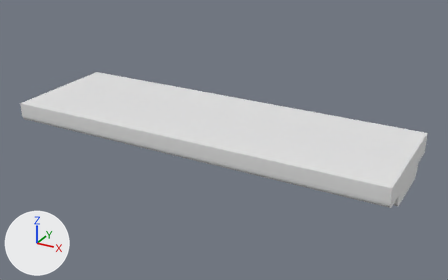
An edit to the FBX model Assets/Art/Models/Entorno/TechoLuces.fbx, drawn before and after from the same camera.
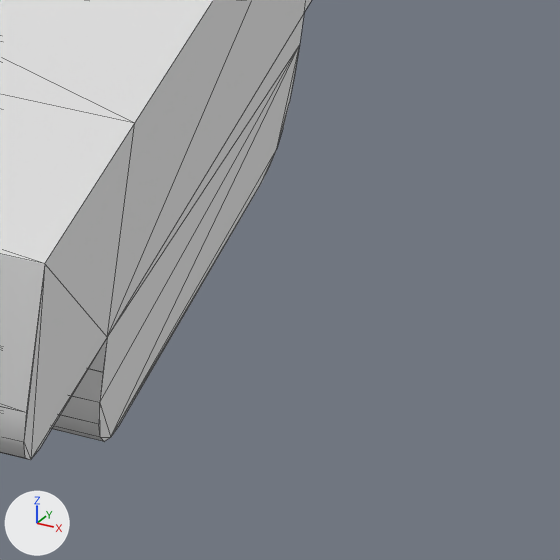
There are two pictures of each version: one whole from a camera (50 mm lens) standing at (-1.77, -6.59, 13.23) and looking at (-5.98, 1.07, 9.41), one close up on the part from 87% to 99% of the width and 58% to 78% of the height. Every picture has the same lights, and +X, +Y and +Z are marked at lower left. The first two pictures are the older version. The close-ups show mesh edges as thin lines. Where no turn or scale is listed for an object, it has been applied to the vertices.

In view in the first close-up: 'Techo'.
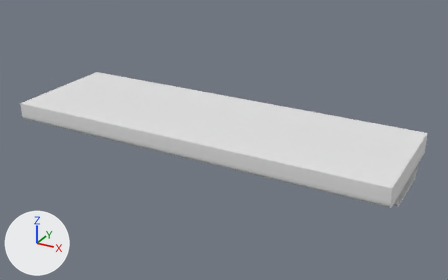
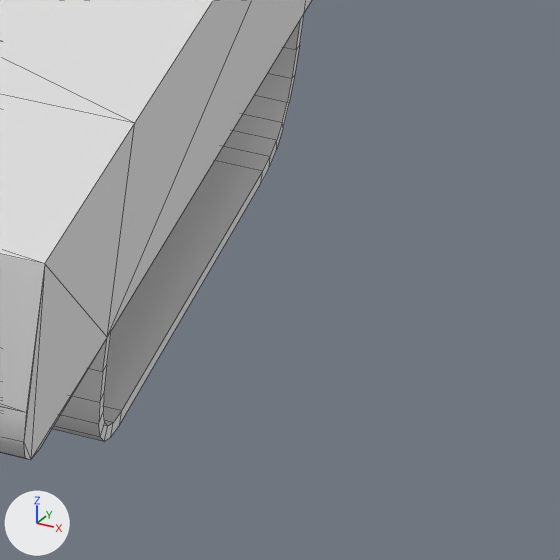
The newer file is also turned or shifted as a whole; pictures and numbers use the older file's frame.

The change, as JSON lines over the scene's bpy script:
```json
{"block": "me_mesh", "where": "# used by ob_techo; location = (-6.0, 0.893, 9.55)"}
{"op": "remove", "block": "me_mesh", "code": "me_mesh.from_pydata(...)  # 104 vertices, 204 faces; spans x -3.16..2.84, y -0.83..1.08, z -0.29..0.21"}
{"op": "add", "block": "me_mesh", "code": "me_mesh.from_pydata(...)  # 48 vertices, 92 faces; spans x -3.16..2.84, y -0.83..1.08, z -0.09..0.21"}
{"block": "me_mesh", "change": "me_mesh part 1"}
{"block": "me_mesh", "change": "28 vertices are removed from x 0.84..2.84, y -0.41..0.66, z -0.29..-0.14"}
{"block": "me_mesh", "change": "58 faces are deleted"}
{"block": "me_mesh", "change": "2 new faces join them"}
{"block": "me_mesh", "change": "other edits to the shape of me_mesh do not show in these pictures"}
{"op": "add", "block": "me_mesh_001", "code": ["me_mesh_001 = bpy.data.meshes.new('Mesh.001')", "me_mesh_001.from_pydata(...)  # 128 vertices, 124 faces; spans x -3.16..2.84, y -0.41..0.66, z -0.29..-0.09"]}
{"op": "add", "block": "ob_lucestecho", "code": ["ob_lucestecho = bpy.data.objects.new('LucesTecho', me_mesh_001)", "ob_lucestecho.location = (-6.0, 0.893, 9.55)"]}
```

Boxes (x1, y1, x2, y2) around the edits, measured in the close-ups (560 x 560 px):
```json
{"object": "LucesTecho", "change": "added", "after": [52, 13, 304, 442]}
{"part": 1, "of": "me_mesh", "change": "cut back", "before": [52, 13, 304, 442]}
```
